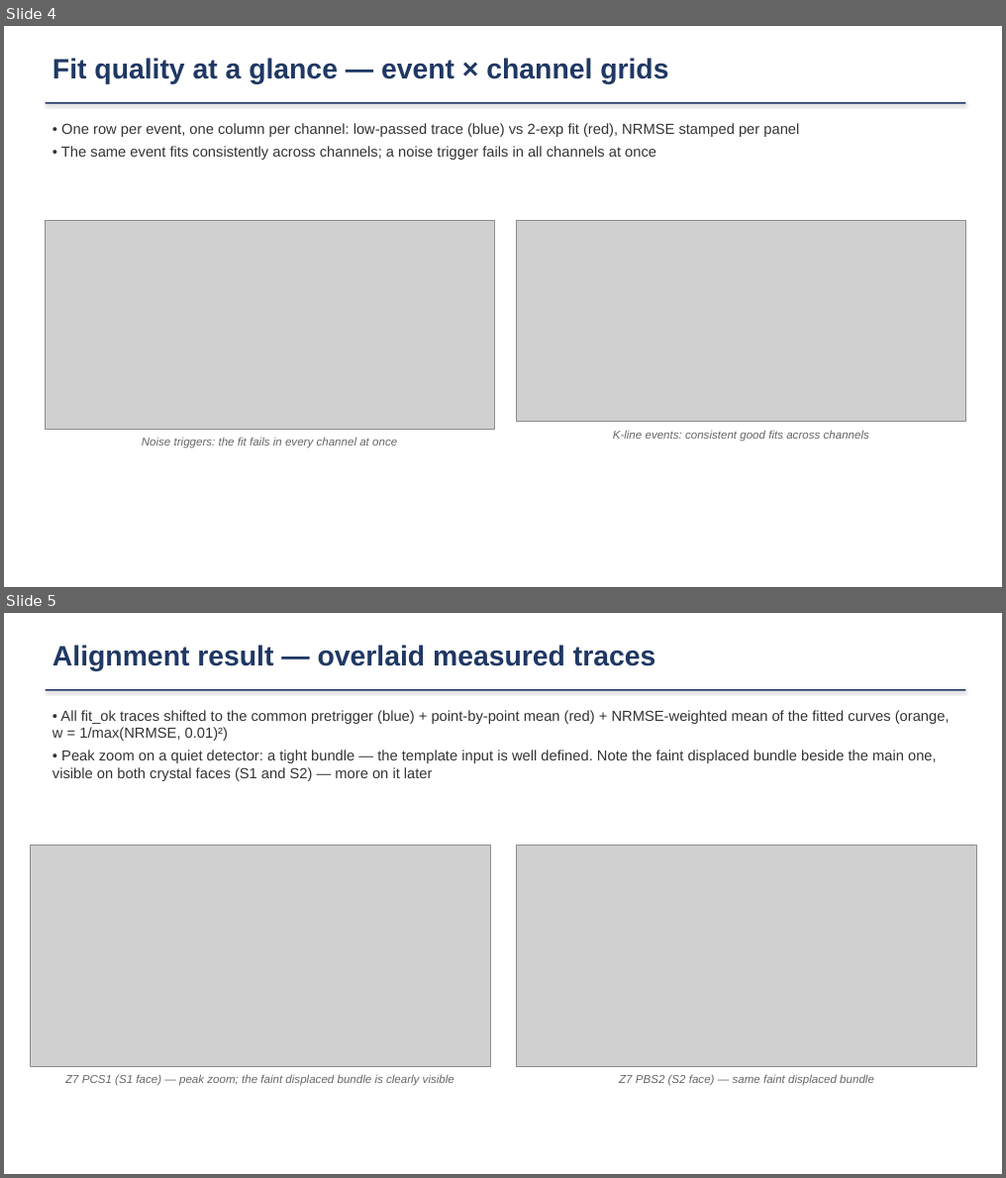
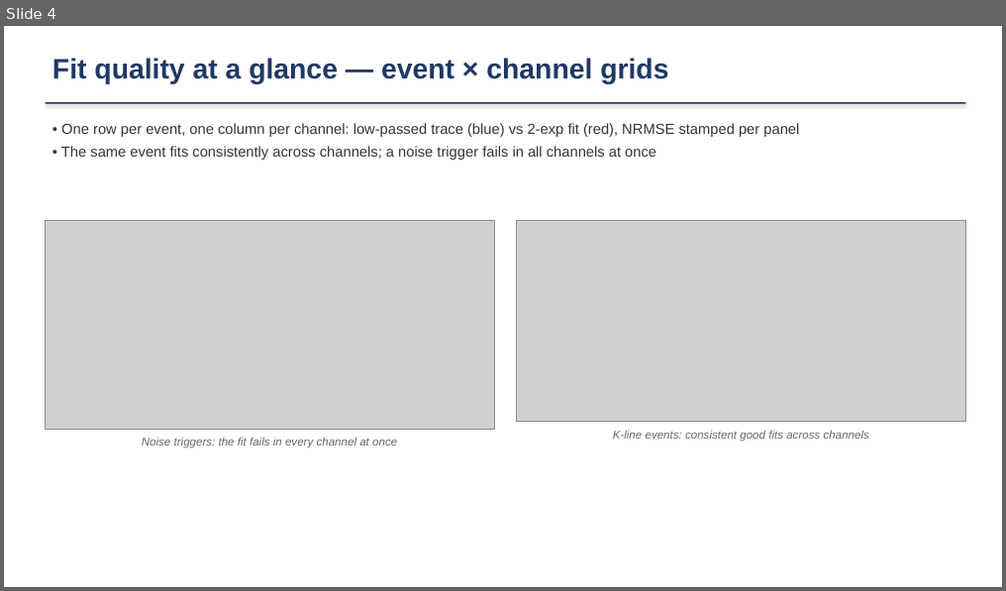
Before and after one commit to ZhihengLi0/urop, a slide deck: snolab/presentation/SNOLAB_R4_pulse_templates_20260715.pptx. Shown one above the other, each under a label of ours: slides 4 and 5 before the commit, slide 4 after it. The pictures are 1006x1178 and 1006x591 pixels, drawn with LibreOffice and Linux fonts; fonts in the diff are those of the drawing; grey boxes stand for pictures. Boxes give left, top, right and bottom in pixels: in the first picture for what was removed or moved away, otherwise in the second. Text is boxed around its words. In the diff, an @@ line names an element or a change of style, - is before the commit and + after.

```diff
--- a/snolab/presentation/SNOLAB_R4_pulse_templates_20260715.pptx
+++ b/snolab/presentation/SNOLAB_R4_pulse_templates_20260715.pptx
@@ slide 5 removed at (4, 613, 1002, 1174), background #FFFFFF @@
@@ text removed at (53, 645, 656, 671) @@
-Alignment result — overlaid measured traces
@@ rectangle removed at (46, 689, 966, 691) @@
@@ text removed at (53, 710, 949, 781) @@
-• All fit_ok traces shifted to the common pretrigger (blue) + point-by-point mean (red) + NRMSE-weighted mean of the fitted curves (orange, w = 1/max(NRMSE, 0.01)²)
-• Peak zoom on a quiet detector: a tight bundle — the template input is well defined. Note the faint displaced bundle beside the main one, visible on both crystal faces (S1 and S2) — more on it later
@@ picture removed at (30, 845, 491, 1066) @@
@@ picture removed at (517, 845, 977, 1066) @@
@@ text removed at (65, 1074, 454, 1086) @@
-Z7 PCS1 (S1 face) — peak zoom; the faint displaced bundle is clearly visible
@@ text removed at (619, 1074, 874, 1086) @@
-Z7 PBS2 (S2 face) — same faint displaced bundle
```
Also in this commit, not shown: 2 slides changed, 5 other files.
